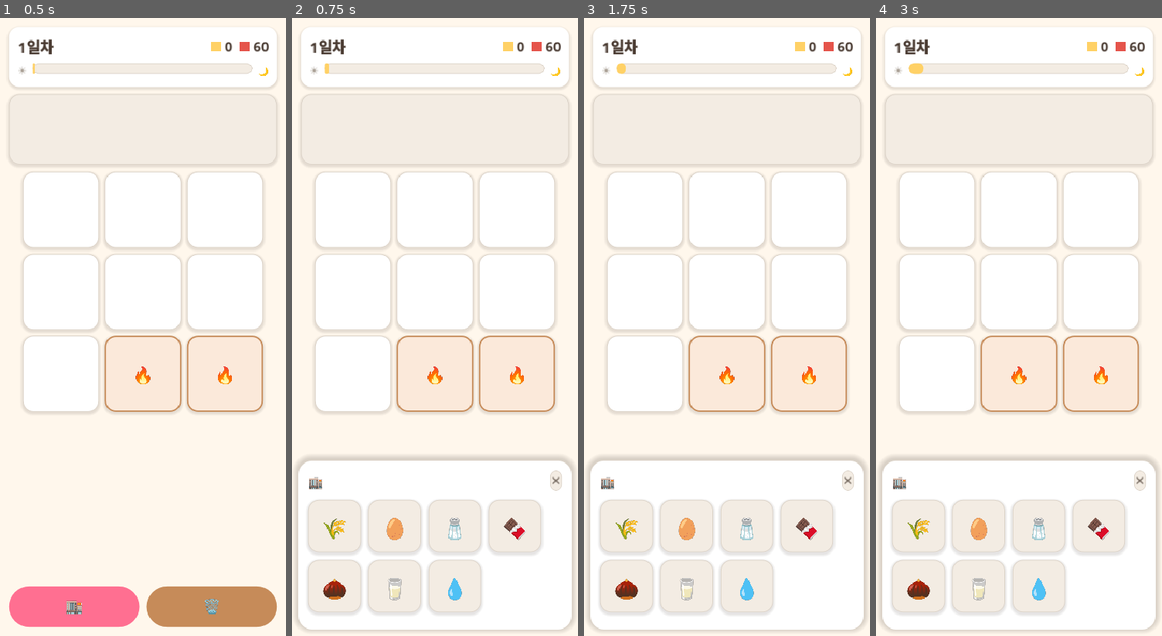
Above: before the commit, frames 1-4 (left to right).
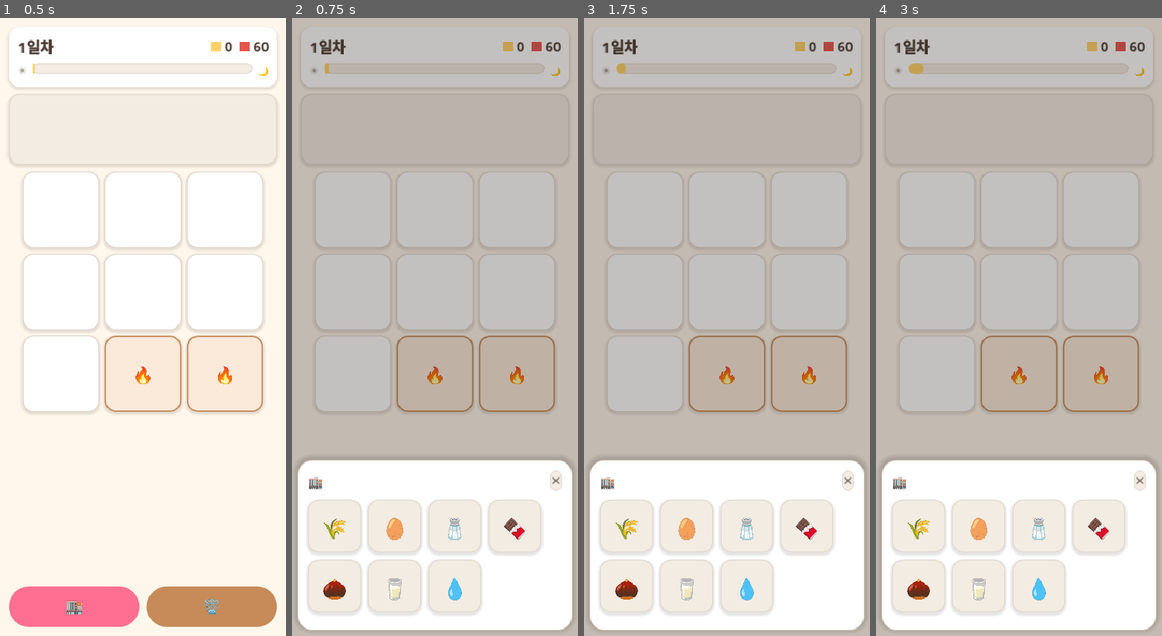
Above: after the commit, the same moments.

Repository: yellyB/game-slot-kitchen
Game: Godot game, scene res://scenes/Main.tscn
Same seed, same stepped clock (60 frames per second), same inputs: the game is played once before the commit and once after it.
Inputs:
- Up to frame 1 (0.5 s): no input
- Up to frame 2 (0.75 s): click "🏬" at 0.5 s
- Up to frame 3 (1.75 s): click "🗑️" at 1.25 s
- Up to frame 4 (3 s): click "✕" at 2 s; click "🏬" at 2.75 s

Frame 1 is identical in both runs. In frame 2, 73% of the frame differs, in the area x 0-100%, y 0-100%; in frame 3, 73%; in frame 4, 73%.

Commit message:
feat: 창고·조리 시트 열림 시 뒤 입력 차단(백드롭)
시트 뒤에 전체화면 백드롭을 깔아 보드·큐·도구석·버튼 입력을 막음 →
창고 열려있으면 재료 꺼내기만 가능(주문·조리 등 불가). 바깥 탭 = 닫기.
시트 닫기는 close_requested/cooked 신호로 main이 백드롭까지 함께 제어.

Co-Authored-By: Claude Opus 4.8 (1M context) <noreply@anthropic.com>

Diff:
--- a/scripts/cooking.gd
+++ b/scripts/cooking.gd
@@ -3,7 +3,8 @@
 ## 조리 레시피 팝업 + B안 오케스트레이션.
 ## 도구석 탭 → open_for(tool). 재료 다 있는 레시피만 활성. 선택 시 소비 + 조리 시작.
 
-signal cooked  ## 조리 시작(재료 소비)됨 → 보드 상태 갱신용
+signal cooked          ## 조리 시작(재료 소비)됨 → 보드 상태 갱신용
+signal close_requested ## ✕ 닫기
 
 var board: Board  # main이 주입
 var _entries: Array[Button] = []
@@ -44,7 +45,7 @@
 	close.add_theme_stylebox_override("normal", UI.chip(Palette.COCOA_100, Palette.COCOA_200))
 	close.add_theme_stylebox_override("hover", UI.chip(Palette.COCOA_200))
 	close.add_theme_stylebox_override("pressed", UI.chip(Palette.COCOA_200))
-	close.pressed.connect(func(): visible = false)
+	close.pressed.connect(func(): close_requested.emit())
 	header.add_child(close)
 
 	for id in Recipes.all_ids():
@@ -108,6 +109,5 @@
 		return
 	board.consume_ingredients(id)
 	_active_tool.start_cooking(id)
-	visible = false
 	_active_tool = null
-	cooked.emit()
+	cooked.emit()  # main이 닫기 + 갱신
--- a/scripts/main.gd
+++ b/scripts/main.gd
@@ -6,6 +6,7 @@
 var _board: Board
 var _warehouse: Warehouse
 var _cooking: Cooking
+var _backdrop: ColorRect
 var _session: Session
 
 var _warehouse_btn: Button
@@ -53,13 +54,23 @@
 
 	col.add_child(_build_bottom_buttons())
 
-	# 시트는 다른 UI 위에 뜨도록 마지막에 추가
+	# 시트 백드롭 — 시트 열리면 뒤쪽(보드·큐·버튼) 입력 차단, 바깥 탭 = 닫기
+	_backdrop = ColorRect.new()
+	_backdrop.color = Color(0.164, 0.129, 0.106, 0.28)
+	_backdrop.set_anchors_and_offsets_preset(Control.PRESET_FULL_RECT)
+	_backdrop.visible = false
+	_backdrop.gui_input.connect(_on_backdrop_input)
+	add_child(_backdrop)
+
+	# 시트는 백드롭 위에
 	_warehouse = Warehouse.new()
+	_warehouse.close_requested.connect(_close_sheets)
 	add_child(_warehouse)
 	_cooking = Cooking.new()
+	_cooking.board = _board
+	_cooking.close_requested.connect(_close_sheets)
+	_cooking.cooked.connect(_on_cooked)
 	add_child(_cooking)
-	_cooking.board = _board
-	_cooking.cooked.connect(_refresh_warehouse)
 
 	Move.performed.connect(_refresh_warehouse)
 	# quick 동작(창고 클릭)의 기본 타깃 = 첫 빈 슬롯
@@ -178,16 +189,39 @@
 
 # ── 상호작용 ──────────────────────────────────────────────
 func _toggle_warehouse() -> void:
-	var show := not _warehouse.visible
+	if _warehouse.visible:
+		_close_sheets()
+	else:
+		_open_warehouse()
+
+
+func _open_warehouse() -> void:
 	_cooking.visible = false
-	_warehouse.visible = show
-	if show:
-		_refresh_warehouse()
+	_warehouse.visible = true
+	_backdrop.visible = true
+	_refresh_warehouse()
 
 
 func _on_tool_tapped(tool: ToolStation) -> void:
 	_warehouse.visible = false
+	_backdrop.visible = true
 	_cooking.open_for(tool)
+
+
+func _close_sheets() -> void:
+	_warehouse.visible = false
+	_cooking.visible = false
+	_backdrop.visible = false
+
+
+func _on_cooked() -> void:
+	_close_sheets()
+	_refresh_warehouse()
+
+
+func _on_backdrop_input(event: InputEvent) -> void:
+	if event is InputEventMouseButton and event.button_index == MOUSE_BUTTON_LEFT and not event.pressed:
+		_close_sheets()
 
 
 func _refresh_warehouse() -> void:
@@ -313,8 +347,7 @@
 	_day_label.text = "%d일차" % day
 	_rent_label.text = _fmt(rent)
 	_hours_bar.value = 0
-	_warehouse.visible = false
-	_cooking.visible = false
+	_close_sheets()
 	# 새 세션: 슬롯 수만큼 보드 재구성(상점 확장 반영), 큐 비움
 	Move.clear()
 	_board.rebuild(_session.slots)
--- a/scripts/warehouse.gd
+++ b/scripts/warehouse.gd
@@ -2,6 +2,8 @@
 extends Panel
 ## 창고 하단 시트 — 해금된 재료 타일. 타일은 Move 소스(드래그/클릭으로 슬롯 배치).
 ## 보드가 꽉 차면 refresh(true)로 타일 비활성.
+
+signal close_requested
 
 var _tiles: Array[IngredientTile] = []
 
@@ -40,7 +42,7 @@
 	close.add_theme_stylebox_override("normal", UI.chip(Palette.COCOA_100, Palette.COCOA_200))
 	close.add_theme_stylebox_override("hover", UI.chip(Palette.COCOA_200))
 	close.add_theme_stylebox_override("pressed", UI.chip(Palette.COCOA_200))
-	close.pressed.connect(func(): visible = false)
+	close.pressed.connect(func(): close_requested.emit())
 	header.add_child(close)
 
 	var grid := GridContainer.new()
